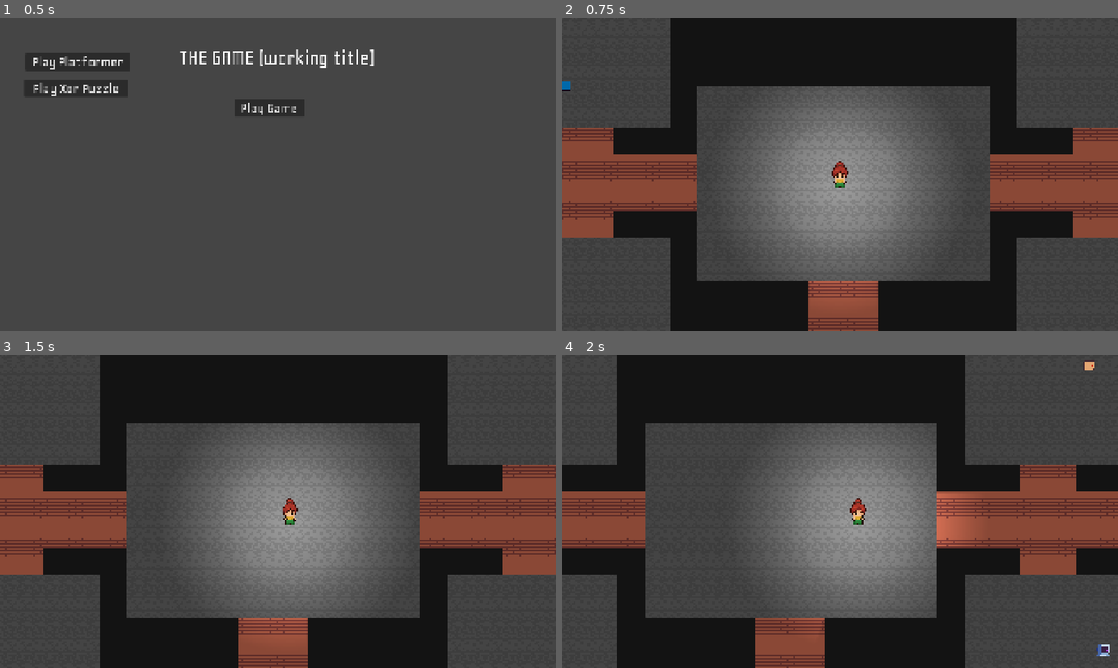
Above: before the commit, frames 1-4 (two rows, left to right).
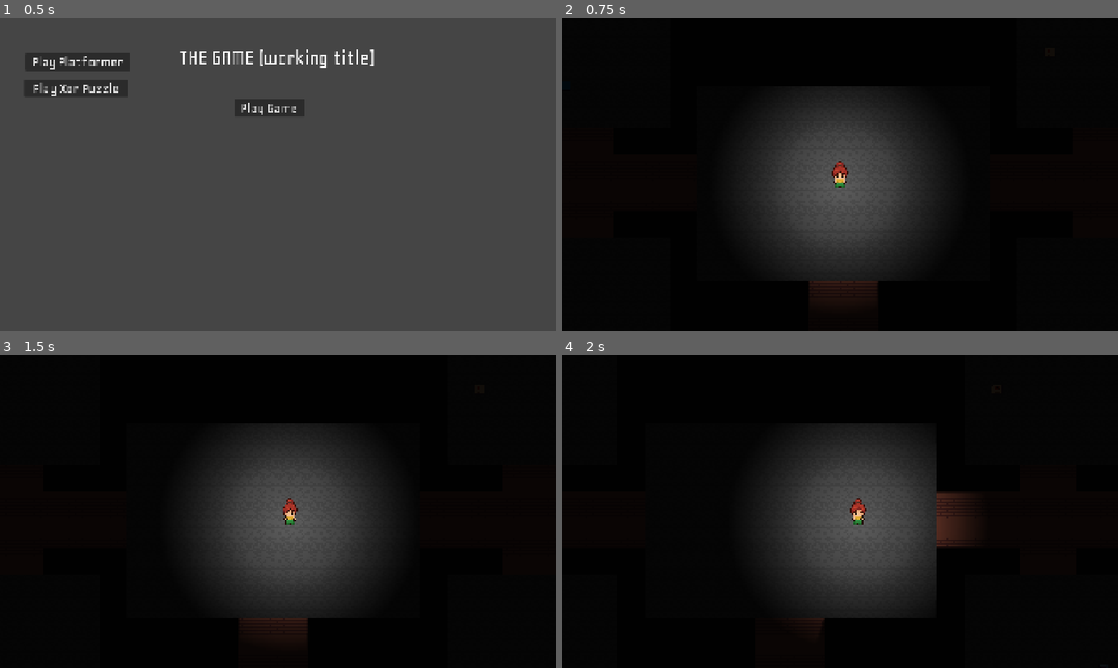
Above: after the commit, the same moments.

Repository: stratisco/GameJam2026
Game: Godot game, scene res://mainMenu/main_menu.tscn
Two runs of this game, one before a commit and one after it. Both use one fixed random seed, a clock stepped at 60 frames per second and the inputs below.
Inputs (mouse positions are in pixels of both pictures, inside the frame that each line leads up to):
- Up to frame 1 (0.5 s): no input
- Up to frame 2 (0.75 s): click "Play Game" at 0.5 s
- Up to frame 3 (1.5 s): tap Enter at 1.25 s; move the mouse to (400, 495) at 1.27 s; hold D (player_right) from 1.28 s (still down); hold E (interact) from 1.28 s (still down); click (400, 495) at 1.42 s
- Up to frame 4 (2 s): keep holding D (player_right); keep holding E (interact); tap Space (player_jump) at 1.52 s

Frame 1 is identical in both runs. In frame 2, 71% of the frame differs, in the area x 0-100%, y 0-100%; in frame 3, 71%; in frame 4, 69%.

Commit message:
changed platformer icon to a game console and added export settings

Diff:
--- a/main/main.tscn
+++ b/main/main.tscn
@@ -6,6 +6,7 @@
 [ext_resource type="PackedScene" uid="uid://rvcy2dqmcqi6" path="res://main/weird_puzzle_thing/weird_puzzle_thing.tscn" id="3_tbgi4"]
 [ext_resource type="PackedScene" uid="uid://bv7ljjknwbx4k" path="res://main/tv_thing/computer.tscn" id="3_tefeu"]
 [ext_resource type="PackedScene" uid="uid://ghmfpfkebbi7" path="res://creditCard/creditCardGUI.tscn" id="4_jyhfs"]
+[ext_resource type="PackedScene" uid="uid://oyj82ht3nx8k" path="res://main/platformer_game_console/game_console_thing.tscn" id="5_4dugh"]
 
 [node name="Node2D" type="Node2D" unique_id=2065037755]
 
@@ -17,14 +18,16 @@
 position = Vector2(62, 385)
 
 [node name="Computer" parent="AffectedByShadow" unique_id=1863644666 instance=ExtResource("3_tefeu")]
-position = Vector2(2112, 1168)
+position = Vector2(-51, 1129)
 
 [node name="WeirdPuzzleThing" parent="AffectedByShadow" unique_id=1249777939 instance=ExtResource("3_tbgi4")]
-position = Vector2(2063, 187)
+position = Vector2(1744, 271)
 
 [node name="CanvasModulate" type="CanvasModulate" parent="AffectedByShadow" unique_id=1045904958]
-visible = false
 color = Color(0.07683582, 0.07683582, 0.07683582, 1)
+
+[node name="GameConsoleThing" parent="AffectedByShadow" unique_id=189404725 instance=ExtResource("5_4dugh")]
+position = Vector2(2112, 1237)
 
 [node name="NoShadow" type="CanvasLayer" parent="." unique_id=381471495]
 follow_viewport_enabled = true
--- /dev/null
+++ b/main/platformer_game_console/game_console_thing.tscn
@@ -0,0 +1,13 @@
+[gd_scene format=3 uid="uid://oyj82ht3nx8k"]
+
+[ext_resource type="PackedScene" uid="uid://dq0qxbnhueebn" path="res://interaction/interactionArea/interactionArea.tscn" id="1_evb2r"]
+[ext_resource type="Texture2D" uid="uid://bbeieyph1ao3i" path="res://assets/game_console_tile_icon.png" id="2_aac6e"]
+
+[node name="GameConsoleThing" type="Node2D" unique_id=189404725]
+
+[node name="InteractionArea" parent="." unique_id=1880475507 instance=ExtResource("1_evb2r")]
+action_name = "Play?"
+
+[node name="Sprite2D" type="Sprite2D" parent="." unique_id=1304399723]
+scale = Vector2(1.5833334, 1.5833334)
+texture = ExtResource("2_aac6e")
Binary file added: assets/game_console_tile_icon.png
Not shown, added: assets/game_console_tile_icon.png.import
Not shown, added: export_presets.cfg
Not shown, changed: .gitignore
